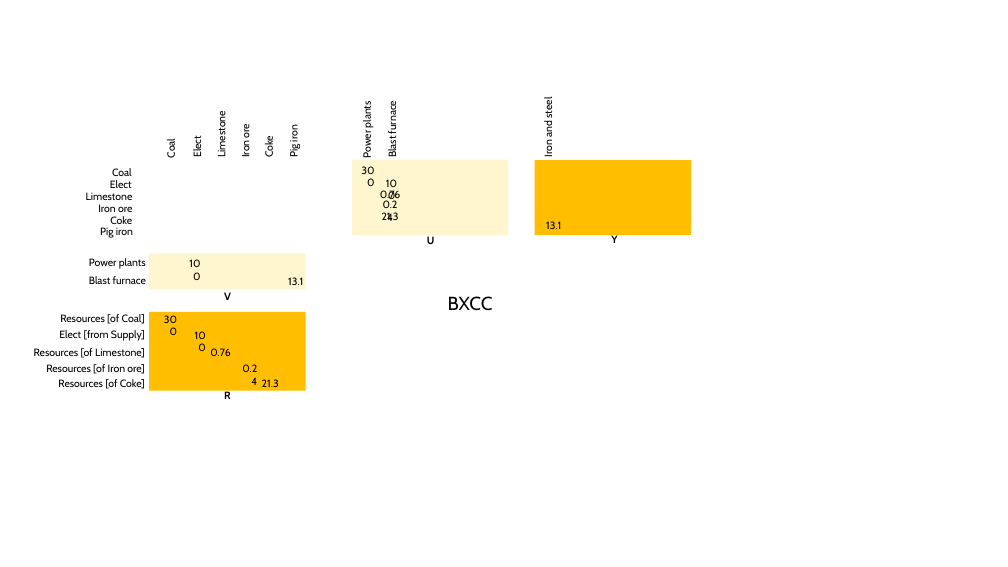
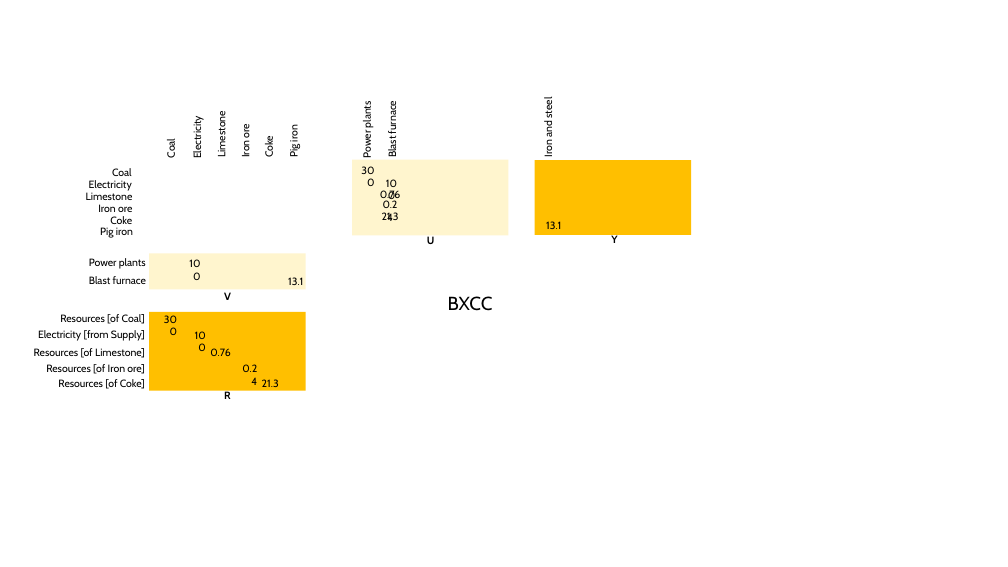
Before and after one commit to MatthewHeun/MaterialExergyPaper2025, a slide deck: slide 3 of images/BXCC_figs.pptx. Drawn at 1008x567 pixels with LibreOffice and Linux fonts; fonts in the diff are those of the drawing. Boxes give left, top, right and bottom in pixels: in the first picture for what was removed or moved away, otherwise in the second. Text is boxed around its words. In the diff, an @@ line names an element or a change of style, - is before the commit and + after.

```diff
--- a/images/BXCC_figs.pptx
+++ b/images/BXCC_figs.pptx
@@ text at bbox=[191, 120, 204, 158]: text changed @@
-Elect
+Electricity
@@ text at bbox=[89, 180, 132, 191]: text changed @@
-Elect
+Electricity
@@ text at bbox=[38, 330, 145, 341]: text changed @@
-Elect [from Supply]
+Electricity [from Supply]
```
Also in this commit, not shown: 3 other slides changed, 5 other files.
